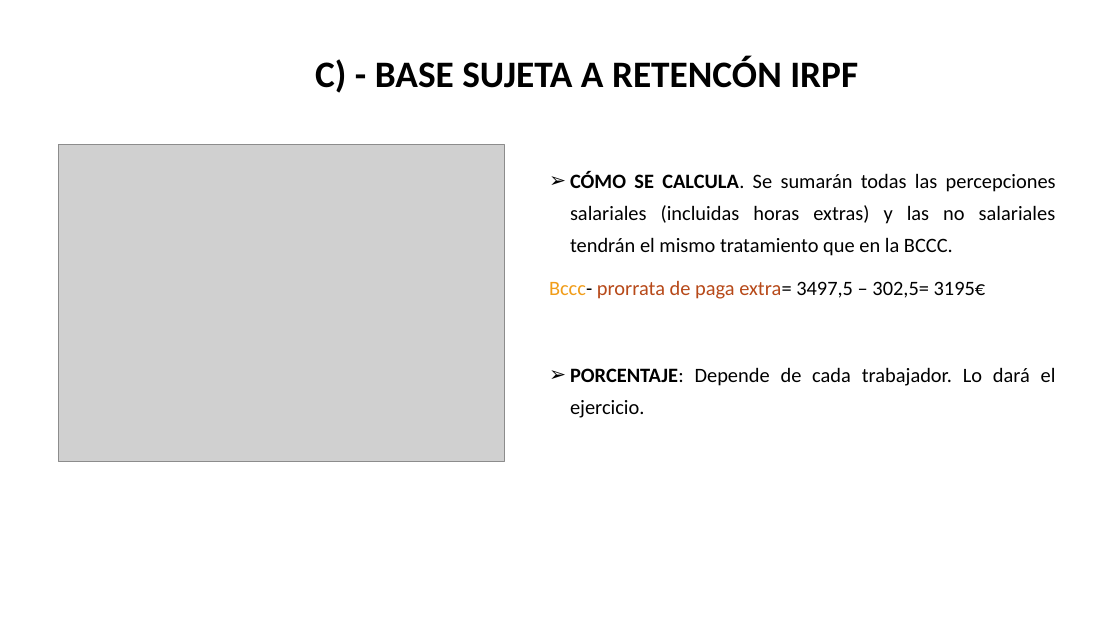
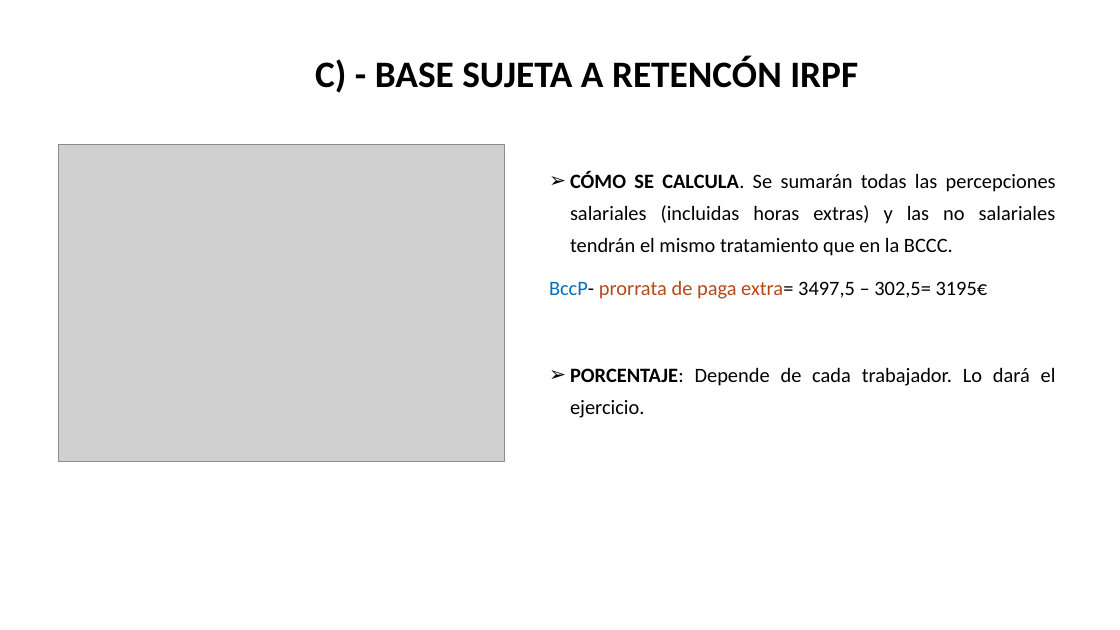
Before and after one commit to DiMaPaGa/daw1, a slide deck: slide 12 of PROGRAMACION/FOL/Tema 4 La nómina 2023.pptx. Drawn at 1120x630 pixels with LibreOffice and Linux fonts; fonts in the diff are those of the drawing; grey boxes stand for pictures. Boxes give left, top, right and bottom in pixels: in the first picture for what was removed or moved away, otherwise in the second. Text is boxed around its words. In the diff, an @@ line names an element or a change of style, - is before the commit and + after.

```diff
--- a/PROGRAMACION/FOL/Tema 4 La nómina 2023.pptx
+++ b/PROGRAMACION/FOL/Tema 4 La nómina 2023.pptx
@@ text at <box>549,281,988,299</box>: text changed @@
-Bccc- prorrata de paga extra= 3497,5 – 302,5= 3195€
+BccP- prorrata de paga extra= 3497,5 – 302,5= 3195€
```
Also in this commit, not shown: 2 other slides changed, 1 slide added, 31 other files.
